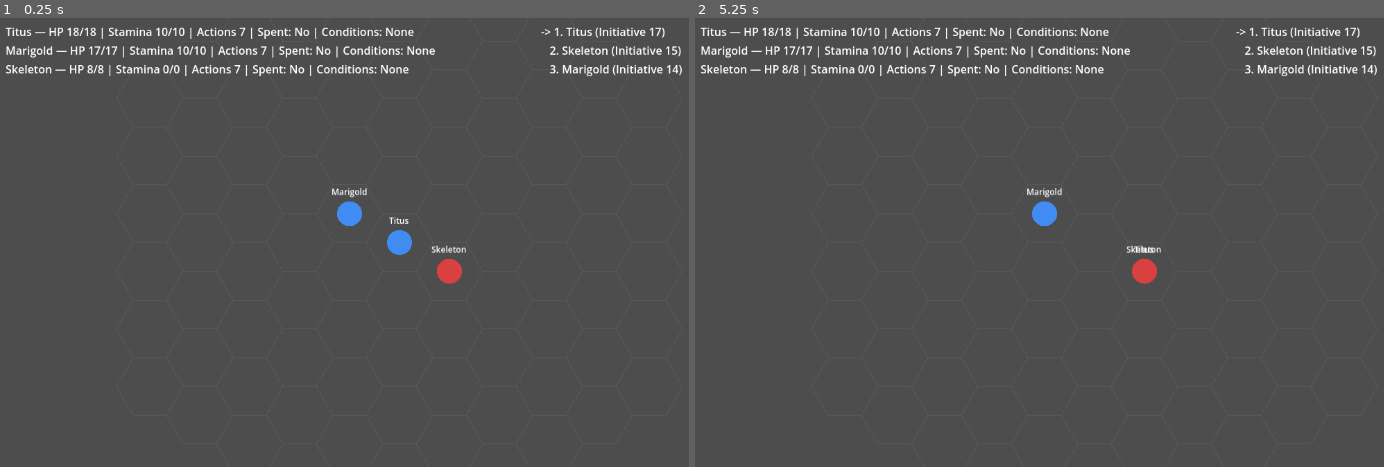
Above: before the commit, frames 1-2 (left to right).
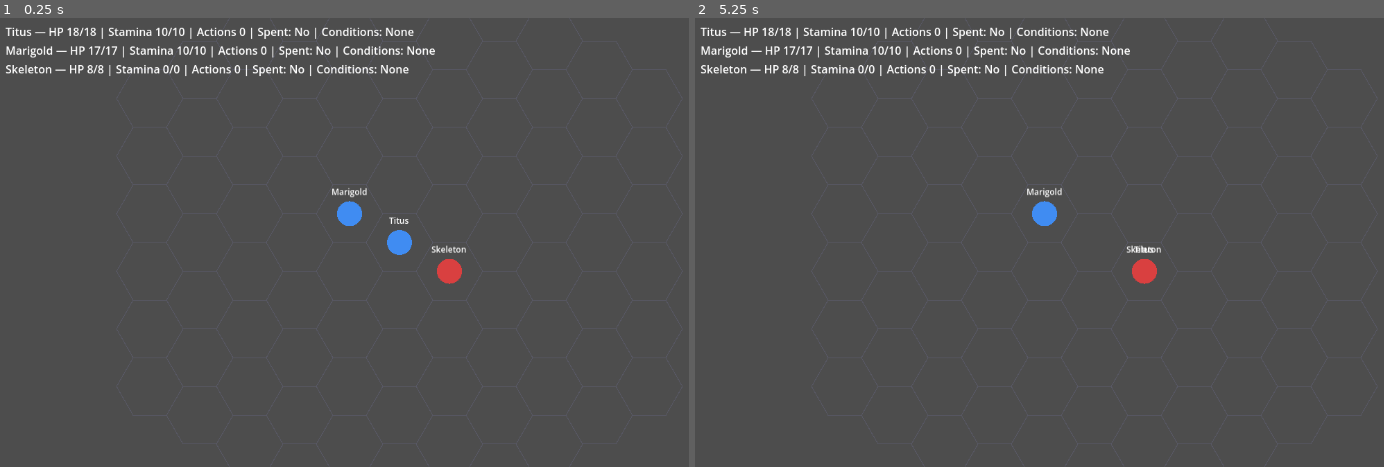
Above: after the commit, the same moments.

Repository: Pyroraptor/hykaen
Game: Godot game, scene res://MainScene.tscn
Two runs of this game, one before a commit and one after it. Both use one fixed random seed, a clock stepped at 60 frames per second and the inputs below.
Inputs (mouse positions are in pixels of both pictures, inside the frame that each line leads up to):
- Up to frame 1 (0.25 s): no input
- Up to frame 2 (5.25 s): tap Enter at 0.5, 2, 3.5 s; move the mouse to (1266, 220) at 0.52 s; hold Shift 0.53-1.25 s; click (1266, 220) at 0.67 s; tap Space at 1.25, 2.75, 4.25 s; drag from (936, 264) to (1053, 332) at 1.27 s; move the mouse to (1177, 143) at 2.02 s; tap Ctrl at 2.1 s; click (1177, 143) at 2.17 s; drag from (1053, 332) to (853, 175) at 2.77 s; move the mouse to (1335, 309) at 3.52 s; tap Alt at 3.6 s; click (1335, 309) at 3.67 s; drag from (853, 175) to (977, 130) at 4.27 s; move the mouse to (1135, 242) at 5.02 s; hold Shift from 5.03 s (still down); click (1135, 242) at 5.17 s

The runs differ from the first frame. In frame 1, 0.6% of the frame differs, in the area x 33-99%, y 2-13%; in frame 2, 0.6%.

Commit message:
fix(MainScene): don't initialize encounter at boot — initiative rolls on combat trigger
encounter.initialize() in _ready() was a pre-Iteration Q holdover from when
the game booted straight into combat. Now that _ready() boots into EXPLORATION
mode, that encounter is discarded when _on_combat_triggered() fires and
load_encounter_from_scenario() constructs a fresh one (which correctly calls
encounter.initialize() itself). Removing the premature call stops initiative
from being rolled and displayed before any combat begins.

Co-Authored-By: Claude Sonnet 4.6 <noreply@anthropic.com>

Diff:
--- a/MainScene.gd
+++ b/MainScene.gd
@@ -287,7 +287,6 @@
 
 	var rng := RNGClass.new(resolved_seed)
 	encounter = EncounterClass.new(_party, _enemies, rng)
-	encounter.initialize()
 
 	_combat_query_service = CombatQueryServiceClass.new(
 		Callable(self, "_current_party"),
